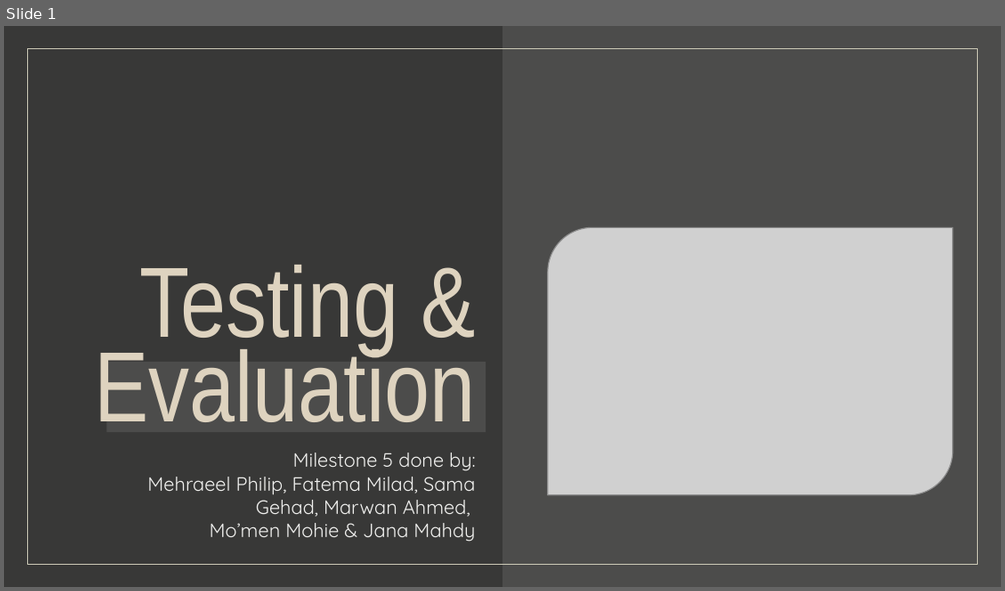
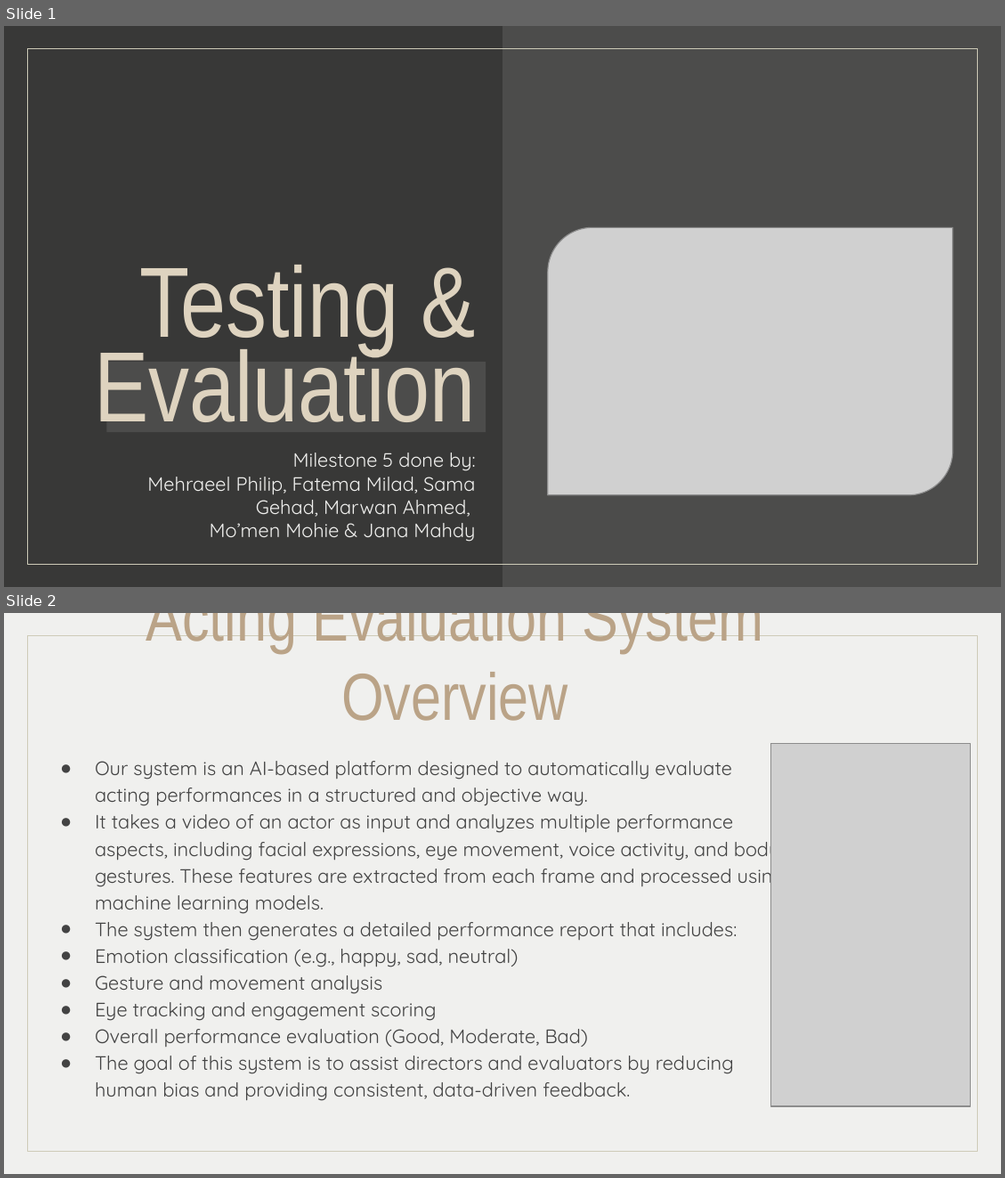
Before and after one commit to MiraPhilip12/Graduation_Project_ESLSCA, a slide deck: Milestone 5/Milestone5_Testing&Evaluation.pptx. Shown one above the other, each under a label of ours: slide 1 before the commit, slides 1 and 2 after it. The pictures are 1005x591 and 1005x1178 pixels, drawn with LibreOffice and Linux fonts; fonts in the diff are those of the drawing; grey boxes stand for pictures. Boxes give left, top, right and bottom in pixels: in the first picture for what was removed or moved away, otherwise in the second. Text is boxed around its words. In the diff, an @@ line names an element or a change of style, - is before the commit and + after.

```diff
--- a/Milestone 5/Milestone5_Testing&Evaluation.pptx
+++ b/Milestone 5/Milestone5_Testing&Evaluation.pptx
@@ slide 2 added at <box>4,613,1001,1174</box>, background #F0F0EE; not listed: 1 template element that a slide beside it also shows @@
@@ title added at <box>146,613,763,721</box>, 48 pt, text #BAA387 @@
+Acting Evaluation System Overview
@@ picture added at <box>770,743,970,1105</box> @@
@@ text added at <box>95,761,785,1101</box>, 14 pt, text #434343 @@
+● Our system is an AI-based platform designed to automatically evaluate acting performances in a structured and objective way.
+● It takes a video of an actor as input and analyzes multiple performance aspects, including facial expressions, eye movement, voice activity, and body gestures. These features are extracted from each frame and processed using machine learning models.
+● The system then generates a detailed performance report that includes:
+● Emotion classification (e.g., happy, sad, neutral)
+● Gesture and movement analysis
+● Eye tracking and engagement scoring
+● Overall performance evaluation (Good, Moderate, Bad)
+● The goal of this system is to assist directors and evaluators by reducing human bias and providing consistent, data-driven feedback.
```
Also in this commit, not shown: 2 slides changed, 1 other slide added, 1 other file.
